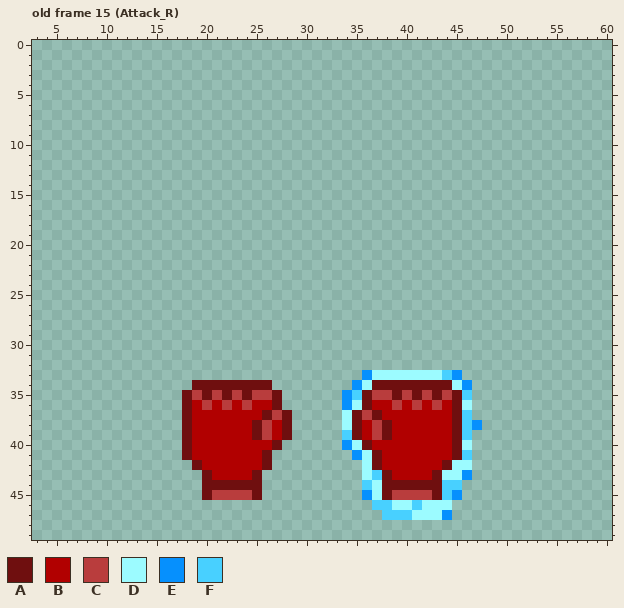
Two states of a pixel-art file, Art/Weapons/BoxingGloves/BoxingGloves.aseprite. Above is the file before it was changed.
64x80 pixels, 22 frames. Shown: old frame 15 (Attack_R): x 3..60, y 0..49. The commit also changed other frames, which this record leaves out.
Visible layers, top first: "Gloves", "Fire".
Palette (. is transparent): A #6f0f0f  B #b10000  C #b93d3d  D #9cfbff  E #0690fd  F #48d0ff
Pixels before, old frame 15 (Attack_R) (only the part around the change), first column x 5:
22 ...............................
23 ...............................
24 ...............................
25 ...............................
26 ...............................
27 ...............................
28 ...............................
29 ...............................
30 ...............................
31 ...............................
32 ...............................
33 ...............................
34 ..............AAAAAAAA........E
35 .............ACACACACCA......EF
36 .............ABCBCBCBBA......ED
37 .............ABBBBBBBACA.....DA
38 .............ABBBBBBACBA.....DA
39 .............ABBBBBBACBA.....FA
40 .............ABBBBBBBBA......ED
41 .............ABBBBBBBA........E
42 ..............ABBBBBBA.........
43 ...............ABBBBA..........
44 ...............AAAAAA..........
45 ...............ACCCCA..........
46 ...............................
47 ...............................
48 ...............................
After:
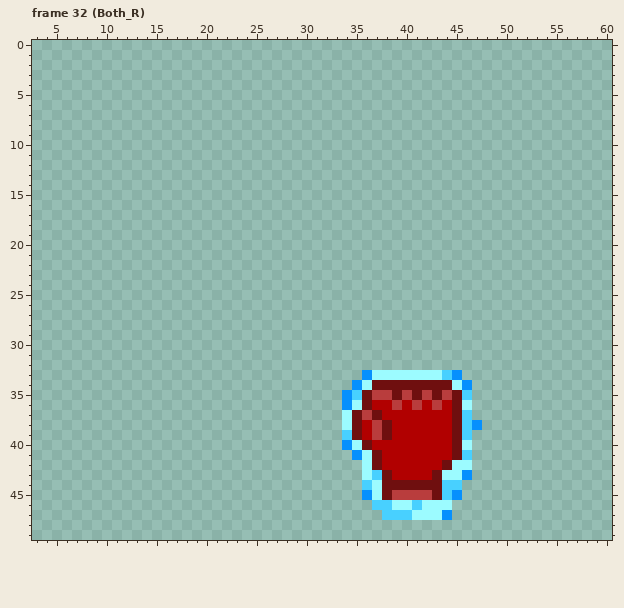
A new or re-ordered frame is compared with the old frame closest to it.
What changed:
frames 22 -> 64
Frame 32 (Both_R) is new; against old frame 15 (Attack_R), layer "Gloves":
y 34: x 19..26 AAAAAAAA -> ........
y 35: x 18..27 ACACACACCA -> ..........
y 36: x 18..27 ABCBCBCBBA -> ..........
y 37: x 18..28 ABBBBBBBACA -> ...........
y 38..39: x 18..28 ABBBBBBACBA -> ...........
y 40: x 18..27 ABBBBBBBBA -> ..........
y 41: x 18..26 ABBBBBBBA -> .........
y 42: x 19..26 ABBBBBBA -> ........
y 43: x 20..25 ABBBBA -> ......
y 44: x 20..25 AAAAAA -> ......
y 45: x 20..25 ACCCCA -> ......
Where, in picture pixels (left, top, right, bottom), the same in both pictures:
erased: (182, 380, 292, 500)
